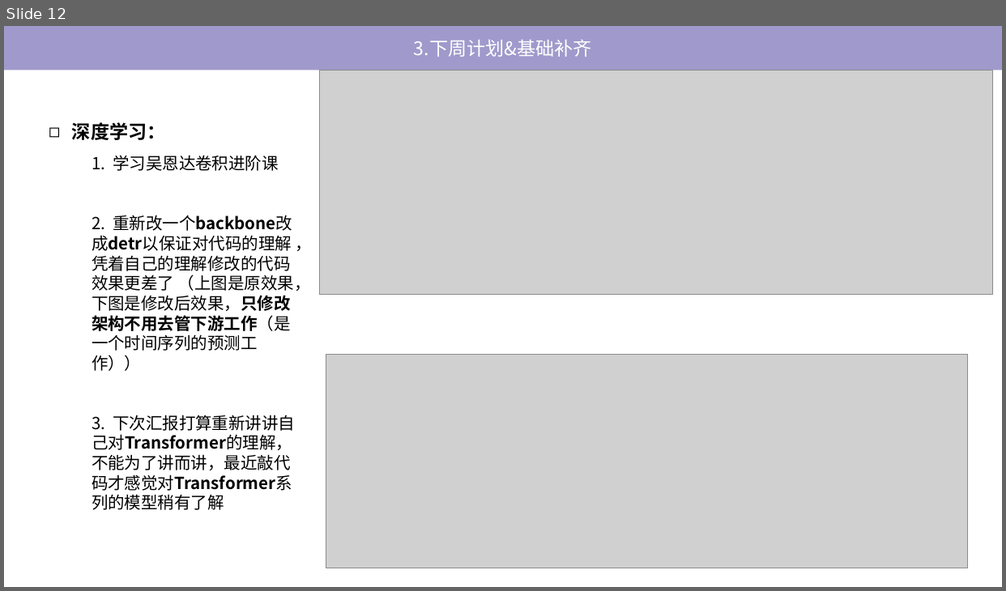
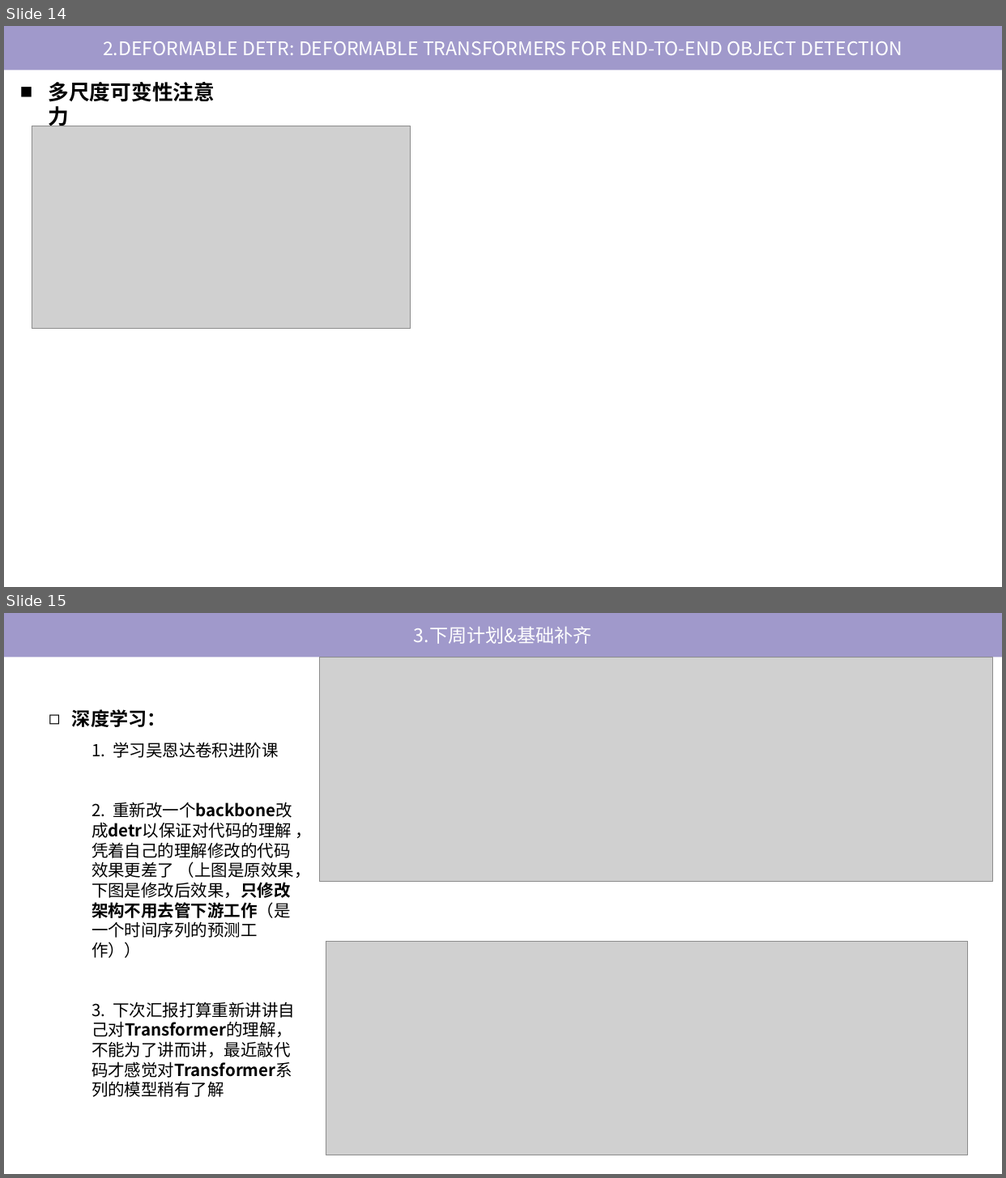
Before and after one commit to tj-messi/cv-computer-visual-tj, a slide deck: 0.组会记录/2024-10-17/report-2024-10-10.pptx. Shown one above the other, each under a label of ours: slide 12 before the commit, slides 14 and 15 after it. The pictures are 1006x591 and 1006x1178 pixels, drawn with LibreOffice and Linux fonts; fonts in the diff are those of the drawing; grey boxes stand for pictures. Boxes give left, top, right and bottom in pixels: in the first picture for what was removed or moved away, otherwise in the second. Text is boxed around its words. In the diff, an @@ line names an element or a change of style, - is before the commit and + after.

```diff
--- a/0.组会记录/2024-10-17/report-2024-10-10.pptx
+++ b/0.组会记录/2024-10-17/report-2024-10-10.pptx
@@ slide 14 added at bbox=[4, 26, 1002, 587], background #FFFFFF @@
@@ rectangle added at bbox=[4, 26, 1002, 71], fill #A099CB, 18 pt, text #FFFFFF @@
+2.DEFORMABLE DETR: DEFORMABLE TRANSFORMERS FOR END-TO-END OBJECT DETECTION
@@ text added at bbox=[49, 82, 215, 130], 20 pt, text #000000, bold @@
+■ 多尺度可变性注意力
@@ picture added at bbox=[32, 126, 411, 329] @@
@@ what was slide 12 is now slide 15 @@
```
Also in this commit, not shown: 2 slides changed, 2 other slides added.
